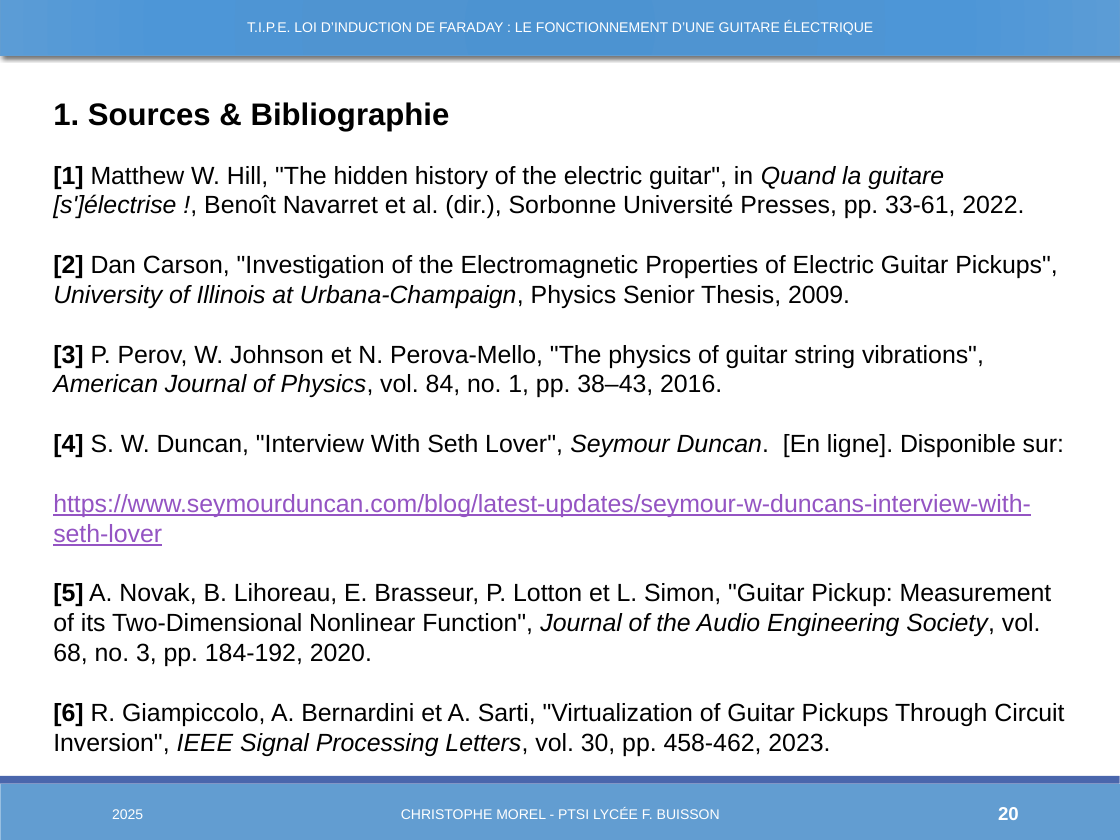
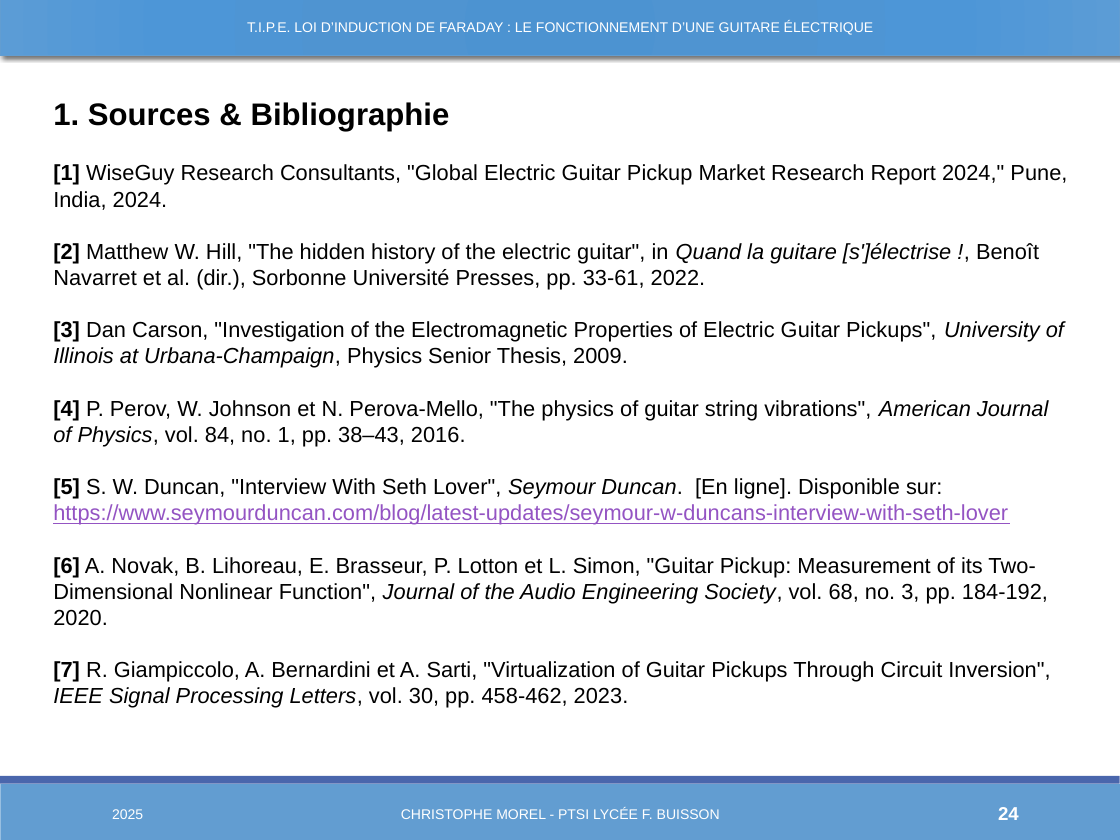
Before and after one commit to Chrismorel7/TIPE---Micro_guitare_elec, a slide deck: slide 24 of Views/Decembre.pptx (slide 20 before the commit). Drawn at 1120x840 pixels with LibreOffice and Linux fonts; fonts in the diff are those of the drawing. Boxes give left, top, right and bottom in pixels: in the first picture for what was removed or moved away, otherwise in the second. Text is boxed around its words. In the diff, an @@ line names an element or a change of style, - is before the commit and + after.

```diff
--- a/Views/Decembre.pptx
+++ b/Views/Decembre.pptx
@@ text at (53,164,1067,708): text changed; size 16 to 14 pt @@
-[1] Matthew W. Hill, "The hidden history of the electric guitar", in Quand la guitare [s']électrise !, Benoît Navarret et al. (dir.), Sorbonne Université Presses, pp. 33-61, 2022.
-[2] Dan Carson, "Investigation of the Electromagnetic Properties of Electric Guitar Pickups", University of Illinois at Urbana-Champaign, Physics Senior Thesis, 2009.
-[3] P. Perov, W. Johnson et N. Perova-Mello, "The physics of guitar string vibrations", American Journal of Physics, vol. 84, no. 1, pp. 38–43, 2016.
-[4] S. W. Duncan, "Interview With Seth Lover", Seymour Duncan. [En ligne]. Disponible sur:
-https://www.seymourduncan.com/blog/latest-updates/seymour-w-duncans-interview-with-seth-lover
-[5] A. Novak, B. Lihoreau, E. Brasseur, P. Lotton et L. Simon, "Guitar Pickup: Measurement of its Two-Dimensional Nonlinear Function", Journal of the Audio Engineering Society, vol. 68, no. 3, pp. 184-192, 2020.
-[6] R. Giampiccolo, A. Bernardini et A. Sarti, "Virtualization of Guitar Pickups Through Circuit Inversion", IEEE Signal Processing Letters, vol. 30, pp. 458-462, 2023.
+[1] WiseGuy Research Consultants, "Global Electric Guitar Pickup Market Research Report 2024," Pune, India, 2024.
+[2] Matthew W. Hill, "The hidden history of the electric guitar", in Quand la guitare [s']électrise !, Benoît Navarret et al. (dir.), Sorbonne Université Presses, pp. 33-61, 2022.
+[3] Dan Carson, "Investigation of the Electromagnetic Properties of Electric Guitar Pickups", University of Illinois at Urbana-Champaign, Physics Senior Thesis, 2009.
+[4] P. Perov, W. Johnson et N. Perova-Mello, "The physics of guitar string vibrations", American Journal of Physics, vol. 84, no. 1, pp. 38–43, 2016.
+[5] S. W. Duncan, "Interview With Seth Lover", Seymour Duncan. [En ligne]. Disponible sur:
+https://www.seymourduncan.com/blog/latest-updates/seymour-w-duncans-interview-with-seth-lover
+[6] A. Novak, B. Lihoreau, E. Brasseur, P. Lotton et L. Simon, "Guitar Pickup: Measurement of its Two-Dimensional Nonlinear Function", Journal of the Audio Engineering Society, vol. 68, no. 3, pp. 184-192, 2020.
+[7] R. Giampiccolo, A. Bernardini et A. Sarti, "Virtualization of Guitar Pickups Through Circuit Inversion", IEEE Signal Processing Letters, vol. 30, pp. 458-462, 2023.
@@ page number at (998,807,1019,820): text changed @@
-20
+24
```
Also in this commit, not shown: 18 other slides changed, 6 slides added, 22 other files.
